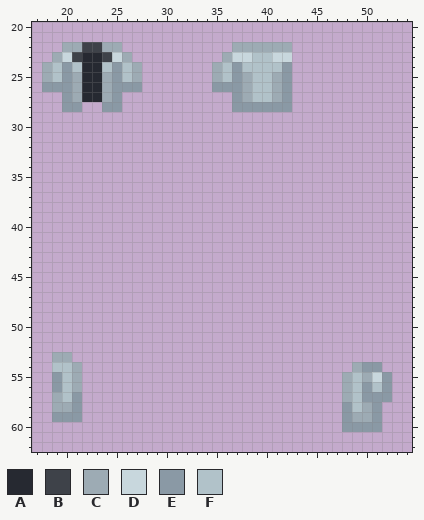
Edited in one commit: pixel-art sprite (Resources/Textures/Clothing/OuterClothing/Coats/damedanecoat.rsi/inhand-left.png). The first picture shows the starting point.
The file is 64x64 pixels. Colours within 5 levels of each other are drawn and written as one. Shown: x 17..54, y 20..62.
Palette (. is transparent): A #262931  B #3e4249  C #9dabb4  D #c8d7dd  E #8a99a5  F #b1c2c9
Pixels before, first column x 18:
22 ..CCBBCC...........CCCCCC..........
23 .CDBAABDC.........CDDFFDD..........
24 CFEFAAFEFC.......CFEFFFFE..........
25 CFECAACEFC.......CFECFFCE..........
26 EEECAACEEE.......EEECFFCE..........
27 ..ECAACE...........ECFFCE..........
28 ..EE..EE...........EEEEEE..........
29 ...................................
30 ...................................
31 ...................................
32 ...................................
33 ...................................
34 ...................................
35 ...................................
36 ...................................
37 ...................................
38 ...................................
39 ...................................
40 ...................................
41 ...................................
42 ...................................
43 ...................................
44 ...................................
45 ...................................
46 ...................................
47 ...................................
48 ...................................
49 ...................................
50 ...................................
51 ...................................
52 ...................................
53 .CC................................
54 .FFC...........................CEE.
55 .EFC..........................CFCDE
56 .EFC..........................CFEFE
57 .CFE..........................CFEEE
58 .CCE..........................EFCE.
59 .EEE..........................ECCE.
60 ..............................EEEE.
After:
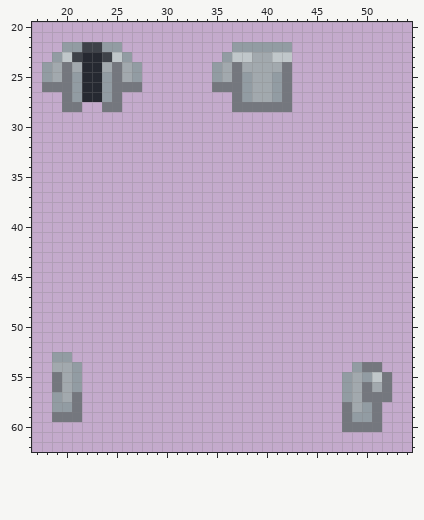
The exact change:
colour C: #9dabb4 -> #929ca3
colour D: #c8d7dd -> #c0c7ca
colour E: #8a99a5 -> #74777e
colour F: #b1c2c9 -> #a2a9ae
